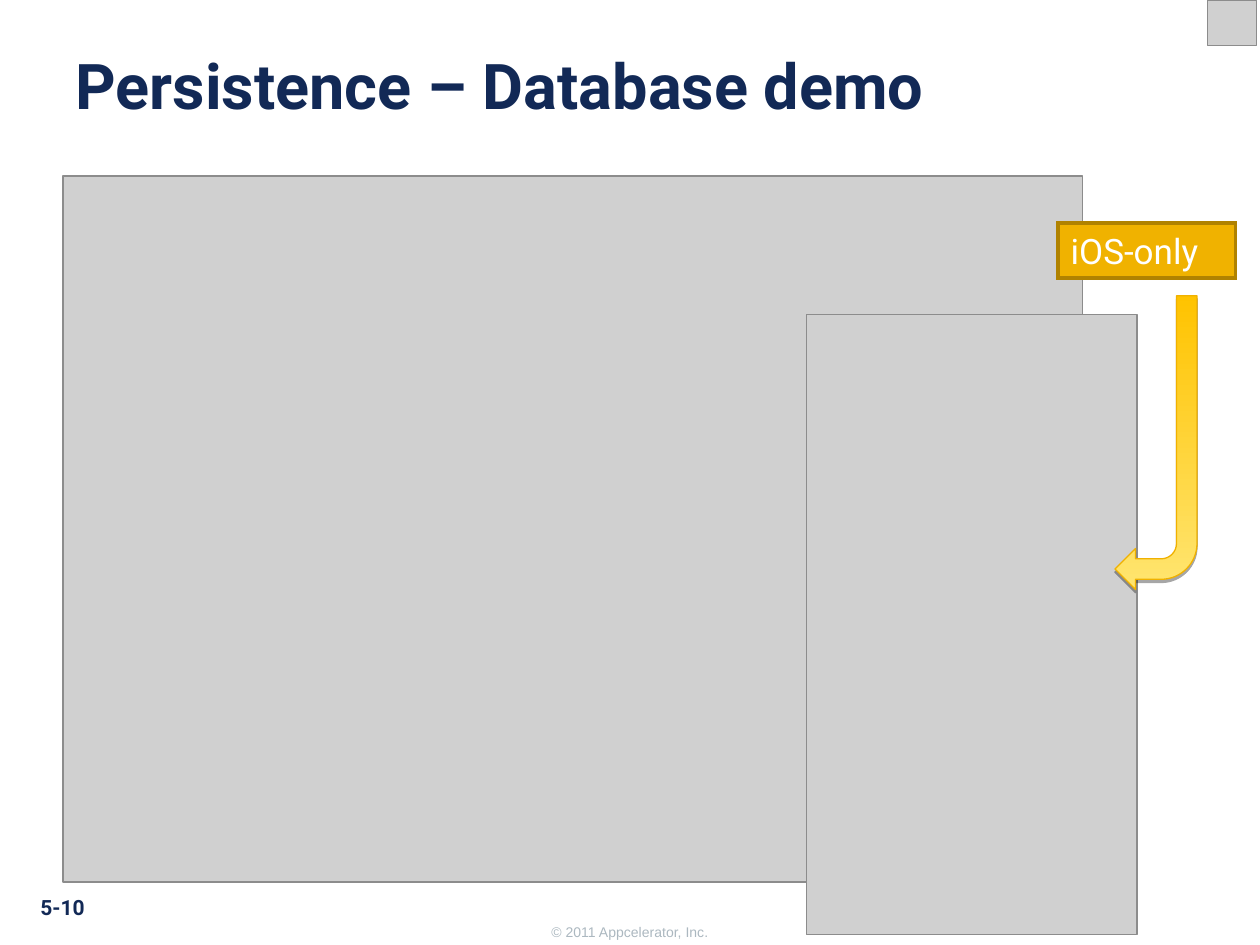
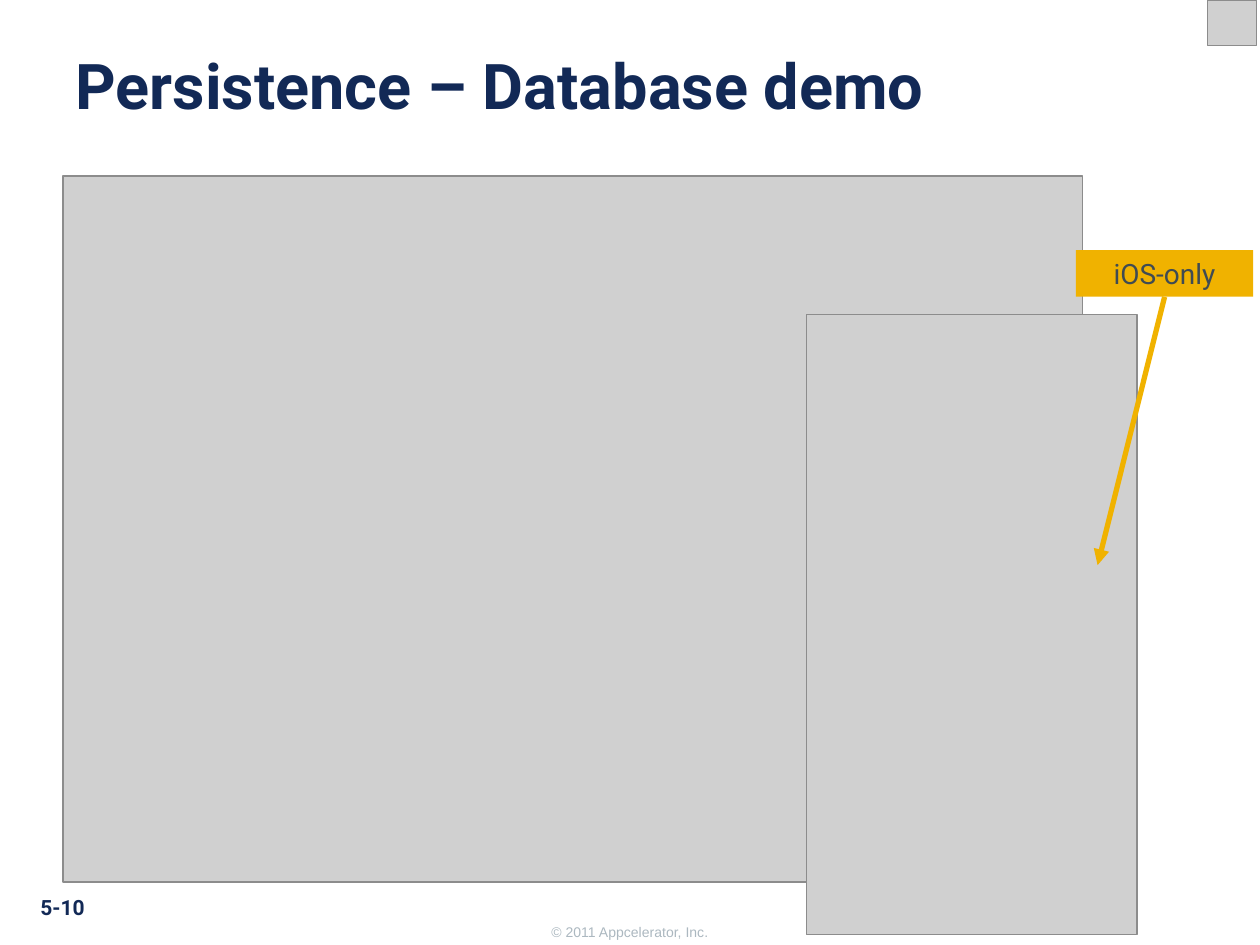
Before and after one commit to appcelerator-training-archive/tcad_certification, a slide deck: slide 10 of 250/250.ppt. Drawn at 1260x945 pixels with LibreOffice and Linux fonts; fonts in the diff are those of the drawing; grey boxes stand for pictures; background and template pictures are left out. Boxes give left, top, right and bottom in pixels: in the first picture for what was removed or moved away, otherwise in the second. Text is boxed around its words. In the diff, an @@ line names an element or a change of style, - is before the commit and + after.

```diff
--- a/250/250.ppt
+++ b/250/250.ppt
@@ rectangle "iOS-only": place and size @@
-rectangle "iOS-only" at box(1058, 223, 1236, 278)
+rectangle "iOS-only" at box(1076, 251, 1254, 297)
@@ rectangle "iOS-only" at box(1076, 251, 1254, 297): size 20 to 16 pt, text colour #FFFFFF to #3F4B53; alignment left to centre; vertical alignment top to middle; outline #B08200 2.01 pt to none @@
@@ arrow added from (1164, 297) to (1097, 566), #F0B200 3 pt @@
@@ freeform shape removed at box(1115, 296, 1197, 590) @@
```
Also in this commit, not shown: 2 other slides changed, 4 other files.
